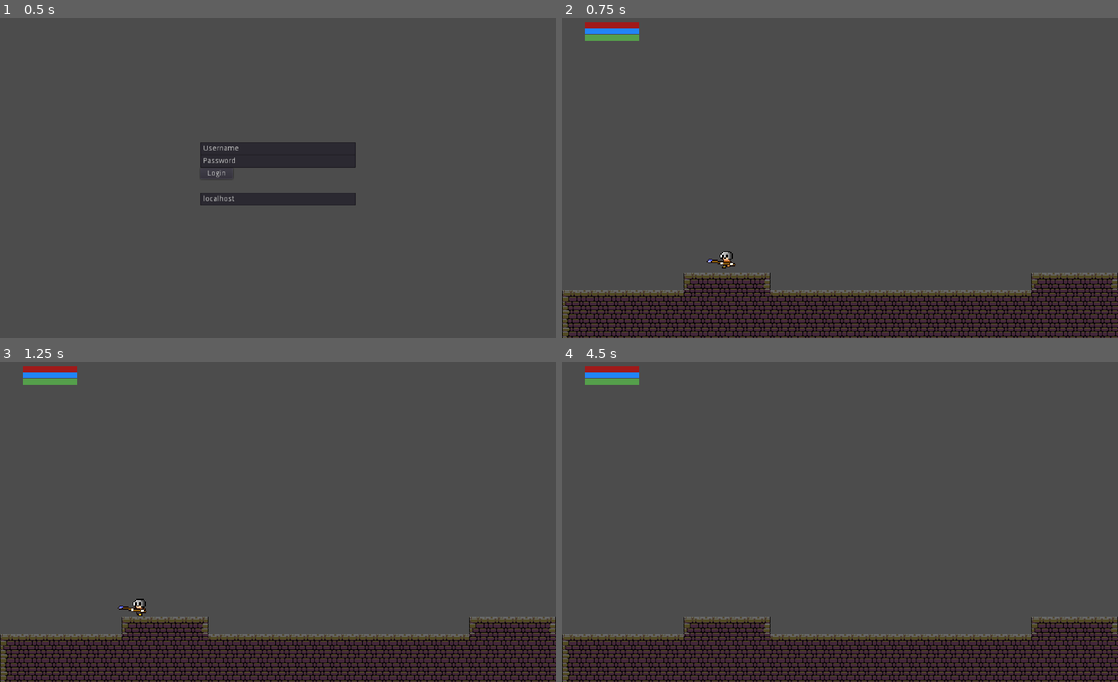
Above: before the commit, frames 1-4 (two rows, left to right).
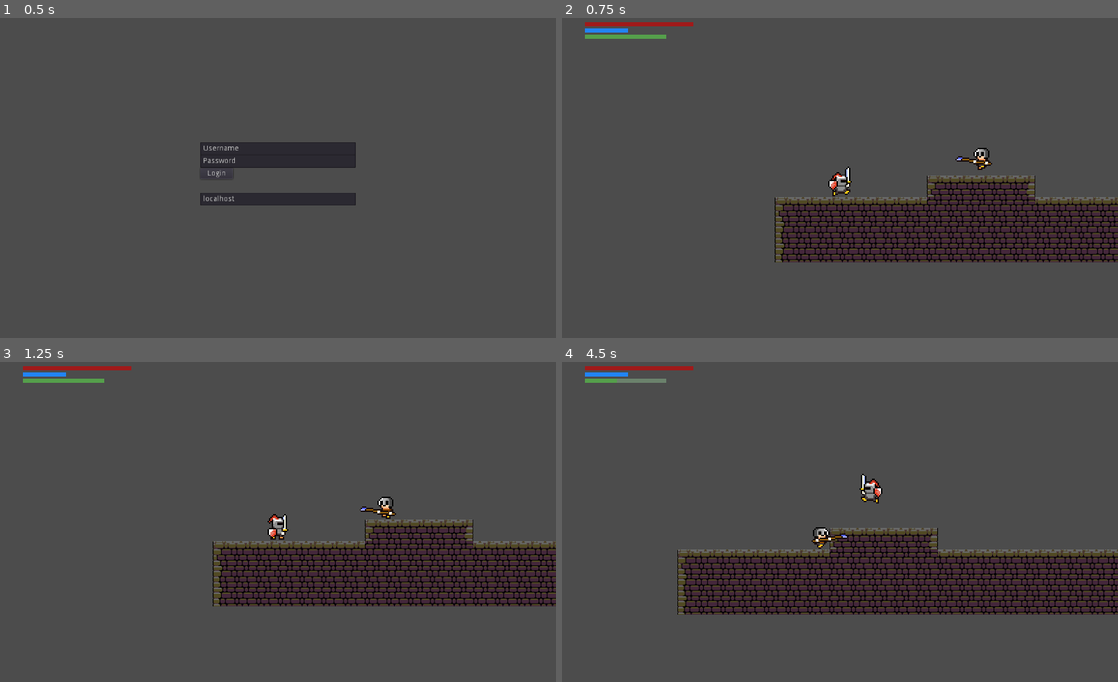
Above: after the commit, the same moments.

Repository: dim35/CEN3031-Project
Game: Godot game, scene res://screens/login_screen/login_screen.tscn
Same seed, same stepped clock (60 frames per second), same inputs: the game is played once before the commit and once after it.
Inputs:
- Up to frame 1 (0.5 s): no input
- Up to frame 2 (0.75 s): click "Login" at 0.5 s
- Up to frame 3 (1.25 s): no input
- Up to frame 4 (4.5 s): hold D (move_right) 1.28-2.03 s; hold X (attack) 1.28-2.03 s; tap Up (jump) at 1.52, 1.55, 1.82, 2.1, 2.27, 2.57, 3.05, 3.77, 4.07, 4.35 s; hold A (move_left) 2.03-2.78 s; tap X (attack) at 2.3, 3.6 s; hold X (attack) 2.78-3.53 s; hold D (move_right) 2.78-4.28 s; hold A (move_left) from 4.28 s (still down)

Frame 1 is identical in both runs. In frame 2, 31% of the frame differs, in the area x 0-100%, y 1-100%; in frame 3, 31%; in frame 4, 34%.
Error before the commit: Parse Error: Can't preload resource at path: res://entity_scenes/Player.tscn (res://entity_scenes/PlayerSpawner.gd:3)

Commit message:
Minor hitboxing and animation tweaks. Proper scene inheritance complete.

Diff:
--- /dev/null
+++ b/entity_scenes/AnimatedEntityHitbox.tres
@@ -0,0 +1,7 @@
+[gd_resource type="CapsuleShape2D" format=2]
+
+[resource]
+
+custom_solver_bias = 0.0
+radius = 14.0842
+height = 5.25938
--- /dev/null
+++ b/entity_scenes/KnightAnimationFrames.tres
@@ -0,0 +1,38 @@
+[gd_resource type="SpriteFrames" load_steps=13 format=2]
+
+[ext_resource path="res://assets/animation_sprites/knight-attacking-0.png" type="Texture" id=1]
+[ext_resource path="res://assets/animation_sprites/knight-attacking-1.png" type="Texture" id=2]
+[ext_resource path="res://assets/animation_sprites/knight-attacking-2.png" type="Texture" id=3]
+[ext_resource path="res://assets/animation_sprites/knight-jump-0.png" type="Texture" id=4]
+[ext_resource path="res://assets/animation_sprites/walking-0.png" type="Texture" id=5]
+[ext_resource path="res://assets/animation_sprites/walking-1.png" type="Texture" id=6]
+[ext_resource path="res://assets/animation_sprites/walking-2.png" type="Texture" id=7]
+[ext_resource path="res://assets/animation_sprites/walking-3.png" type="Texture" id=8]
+[ext_resource path="res://assets/animation_sprites/walking-4.png" type="Texture" id=9]
+[ext_resource path="res://assets/animation_sprites/walking-5.png" type="Texture" id=10]
+[ext_resource path="res://assets/animation_sprites/idle-1.png" type="Texture" id=11]
+[ext_resource path="res://assets/animation_sprites/idle-0.png" type="Texture" id=12]
+
+[resource]
+
+animations = [ {
+"frames": [ ExtResource( 1 ), ExtResource( 2 ), ExtResource( 3 ) ],
+"loop": true,
+"name": "attacking",
+"speed": 6.0
+}, {
+"frames": [ ExtResource( 4 ) ],
+"loop": true,
+"name": "falling",
+"speed": 5.0
+}, {
+"frames": [ ExtResource( 5 ), ExtResource( 6 ), ExtResource( 7 ), ExtResource( 8 ), ExtResource( 9 ), ExtResource( 10 ) ],
+"loop": true,
+"name": "walking",
+"speed": 8.0
+}, {
+"frames": [ ExtResource( 11 ), ExtResource( 12 ) ],
+"loop": true,
+"name": "idle",
+"speed": 5.0
+} ]
--- a/entity_scenes/Mob.tscn
+++ b/entity_scenes/Mob.tscn
@@ -30,7 +30,7 @@
 radius = 14.0928
 height = 6.07889
 
-[node name="Mob" instance=ExtResource( 1 )]
+[node name="Mob" index="0" instance=ExtResource( 1 )]
 
 collision_layer = 2
 script = ExtResource( 2 )
@@ -41,10 +41,9 @@
 scale = Vector2( 2, 2 )
 frames = SubResource( 1 )
 animation = "walking"
-frame = 2
+frame = 3
 playing = true
 offset = Vector2( 5, 0 )
-flip_h = true
 _sections_unfolded = [ "Material", "Pause", "Transform", "Visibility", "Z Index" ]
 
 [node name="Hitbox" parent="." index="1"]
--- a/entity_scenes/Player.tscn
+++ b/entity_scenes/Player.tscn
@@ -1,55 +1,22 @@
-[gd_scene load_steps=16 format=2]
+[gd_scene load_steps=4 format=2]
 
 [ext_resource path="res://entity_scenes/ControllableEntity.tscn" type="PackedScene" id=1]
 [ext_resource path="res://entity_scenes/Player.gd" type="Script" id=2]
-[ext_resource path="res://assets/animation_sprites/idle-1.png" type="Texture" id=3]
-[ext_resource path="res://assets/animation_sprites/idle-0.png" type="Texture" id=4]
-[ext_resource path="res://assets/animation_sprites/walking-0.png" type="Texture" id=5]
-[ext_resource path="res://assets/animation_sprites/walking-1.png" type="Texture" id=6]
-[ext_resource path="res://assets/animation_sprites/walking-2.png" type="Texture" id=7]
-[ext_resource path="res://assets/animation_sprites/walking-3.png" type="Texture" id=8]
-[ext_resource path="res://assets/animation_sprites/walking-4.png" type="Texture" id=9]
-[ext_resource path="res://assets/animation_sprites/walking-5.png" type="Texture" id=10]
-[ext_resource path="res://assets/animation_sprites/knight-jump-0.png" type="Texture" id=11]
-[ext_resource path="res://assets/animation_sprites/attacking-0.png" type="Texture" id=12]
-[ext_resource path="res://assets/animation_sprites/attacking-1.png" type="Texture" id=13]
-[ext_resource path="res://assets/animation_sprites/attacking-2.png" type="Texture" id=14]
+[ext_resource path="res://entity_scenes/KnightAnimationFrames.tres" type="SpriteFrames" id=3]
 
-[sub_resource type="SpriteFrames" id=1]
-
-animations = [ {
-"frames": [ ExtResource( 3 ), ExtResource( 4 ) ],
-"loop": true,
-"name": "idle",
-"speed": 5.0
-}, {
-"frames": [ ExtResource( 5 ), ExtResource( 6 ), ExtResource( 7 ), ExtResource( 8 ), ExtResource( 9 ), ExtResource( 10 ) ],
-"loop": true,
-"name": "walking",
-"speed": 8.0
-}, {
-"frames": [ ExtResource( 11 ) ],
-"loop": true,
-"name": "falling",
-"speed": 5.0
-}, {
-"frames": [ ExtResource( 12 ), ExtResource( 13 ), ExtResource( 14 ) ],
-"loop": true,
-"name": "attacking",
-"speed": 6.0
-} ]
-
-[node name="Player" instance=ExtResource( 1 )]
+[node name="Player" index="0" instance=ExtResource( 1 )]
 
 position = Vector2( 864, 128 )
 scale = Vector2( 2, 2 )
-collision_layer = 0
 collision_mask = 3
 script = ExtResource( 2 )
 _sections_unfolded = [ "Collision", "Material", "Pause", "Pickable", "Transform", "Visibility", "Z Index", "collision" ]
 
 [node name="Animations" parent="." index="0"]
 
-frames = SubResource( 1 )
-animation = "walking"
-frame = 5
+frames = ExtResource( 3 )
+animation = "attacking"
+
+[node name="Hitbox" parent="." index="1"]
+
+position = Vector2( 0, 0.5 )
